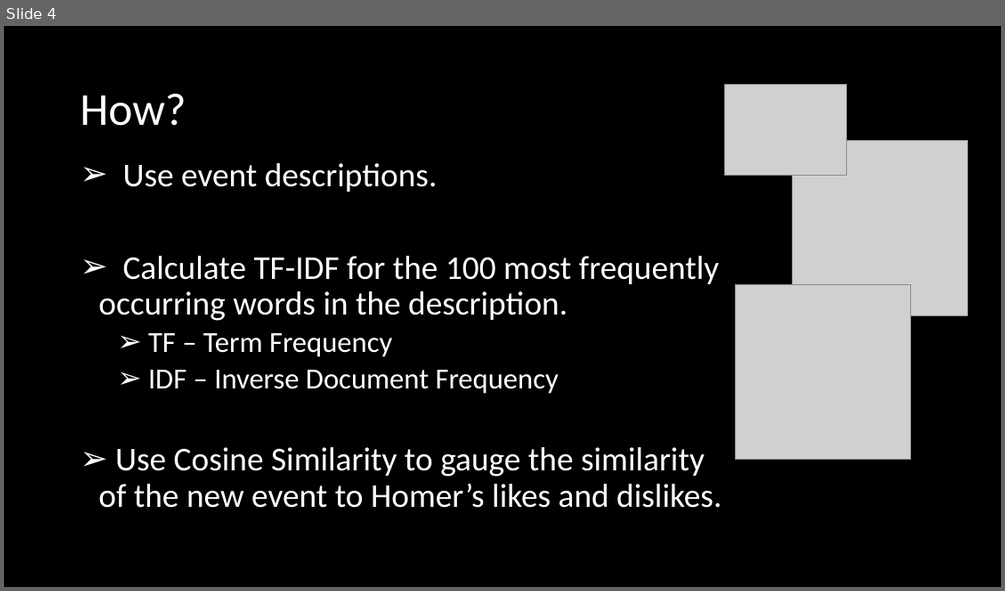
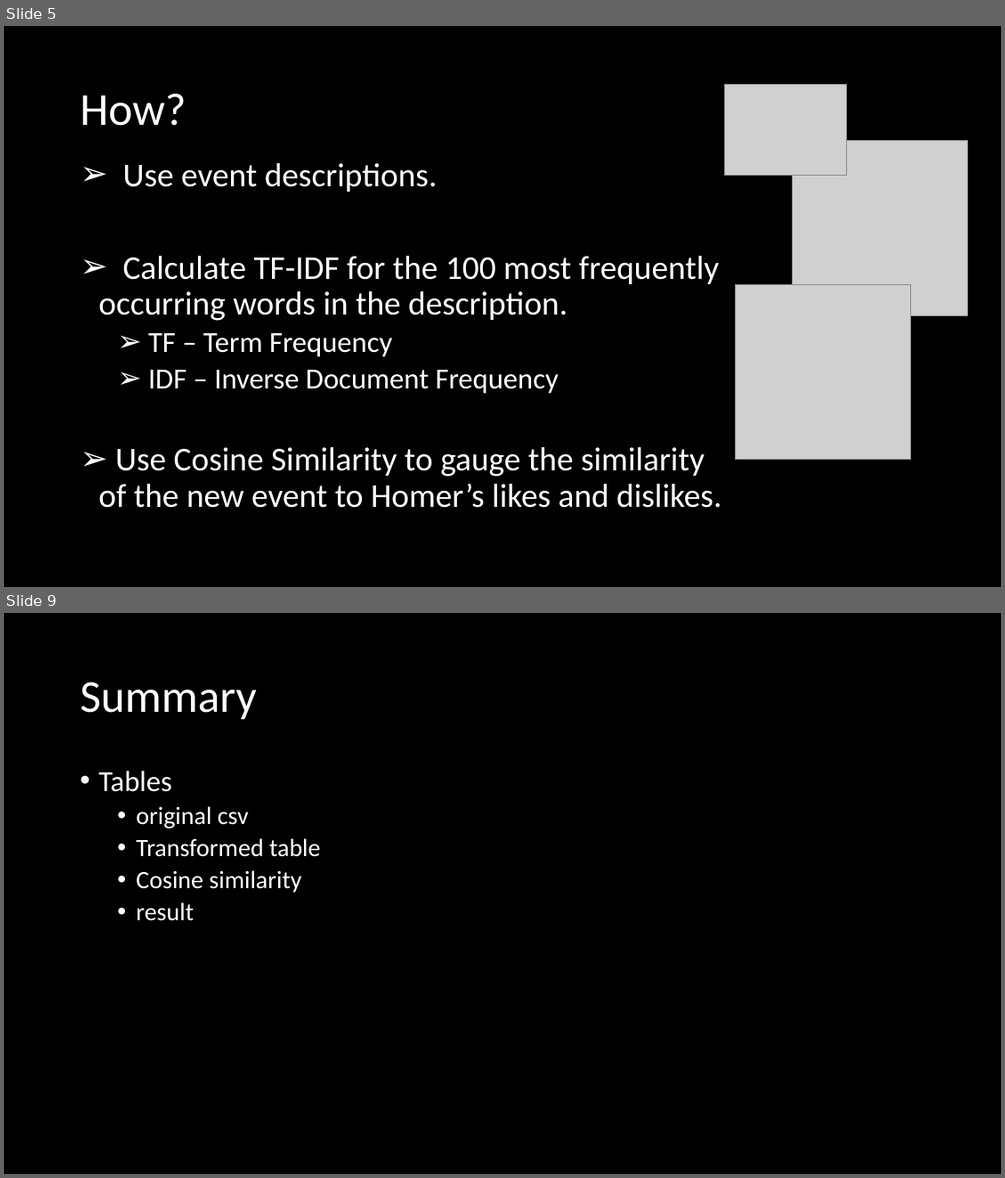
Before and after one commit to dhiviyadhanasekar/Events_Recommender, a slide deck: Big Data Project.pptx. Shown one above the other, each under a label of ours: slide 4 before the commit, slides 5 and 9 after it; the slides between them are not shown. The pictures are 1005x591 and 1005x1178 pixels, drawn with LibreOffice and Linux fonts; fonts in the diff are those of the drawing; grey boxes stand for pictures. Boxes give left, top, right and bottom in pixels: in the first picture for what was removed or moved away, otherwise in the second. Text is boxed around its words. In the diff, an @@ line names an element or a change of style, - is before the commit and + after.

```diff
--- a/Big Data Project.pptx
+++ b/Big Data Project.pptx
@@ slide 9 added at [4, 613, 1001, 1174], background #000000 @@
@@ title added at [80, 682, 256, 720], 44 pt, text #FFFFFF @@
+Summary
@@ text added at [98, 771, 320, 921], 24 pt, text #FFFFFF @@
+• Tables
+  • original csv
+  • Transformed table
+  • Cosine similarity
+  • result
@@ what was slide 4 is now slide 5 @@
```
Also in this commit, not shown: 3 slides changed, 2 other slides added, 2 slides removed, 51 other files.
